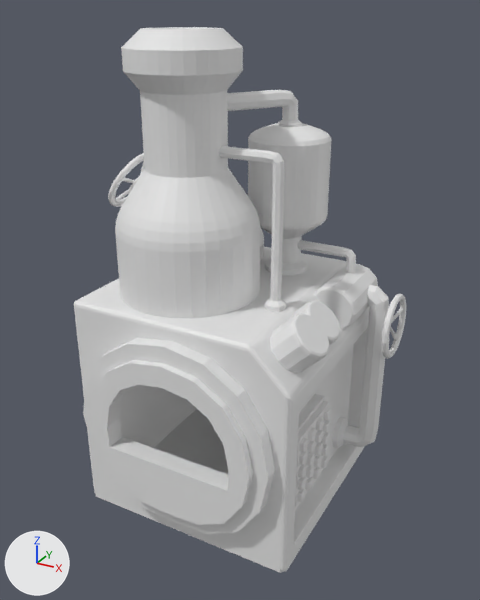
What one commit did to the OBJ model Assets/RecycleFactory/Buildings/Incinerator/MetalRecycler.obj.
Rendered twice from a 50 mm camera at (7.92, -14.19, 12.63) aimed at (0.31, -0.35, 5.71). Every picture has the same lights, and +X, +Y and +Z are marked at lower left. Where no turn or scale is listed for an object, it has been applied to the vertices.
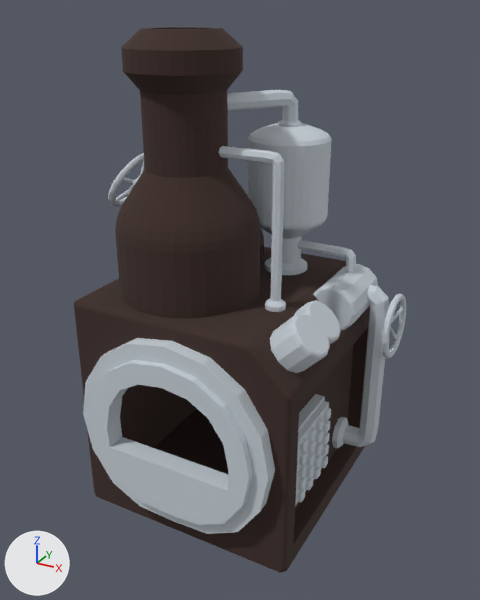
The edits, one by one:
Material 'Material.001' (mat_material_001) is new.
Its base color is (0.0467, 0.0242, 0.0194) (brown #3d2b26).
Its roughness is 1.0.
Material 'Material.002' (mat_material_002) is new.
Its base color is (0.574, 0.629, 0.679) (light grey #c7d0d7).
Its roughness is 1.0.
me_cube has 644 vertices, 619 faces and spans x -3.27..3.0, y -3.52..3.0, z 0.0..6.4.
me_cube is used by ob_cube; location (0.0, 0.0, 0.0).
me_cube part 1: 523 faces spanning x -3.27..3.0, y -3.04..3.0, z 0.0..6.4 switch from no material to mat_material_001 (brown #3d2b26).
me_cube part 2: 96 faces spanning x -2.68..2.68, y -3.52..-3.0, z 0.63..5.64 switch from no material to mat_material_002 (light grey #c7d0d7).
me_cube_001 has 16 vertices, 13 faces and spans x 2.47..2.92, y -2.38..-0.32, z 1.46..3.52.
me_cube_001 now uses material mat_material_002 (light grey #c7d0d7).
me_cube_002 has 400 vertices, 340 faces and spans x 2.8..3.03, y -2.22..-0.49, z 1.62..3.35.
me_cube_002 now uses material mat_material_002 (light grey #c7d0d7).
me_cylinder has 384 vertices, 354 faces and spans x -2.63..0.96, y -2.72..0.87, z 5.86..12.22.
me_cylinder now uses material mat_material_001 (brown #3d2b26).
me_cylinder_001 has 352 vertices, 322 faces and spans x -0.4..1.73, y 0.59..2.72, z 5.93..9.89.
me_cylinder_001 now uses material mat_material_002 (light grey #c7d0d7).
me_cylinder_002 has 72 vertices, 62 faces and spans x 1.91..3.18, y 0.38..2.36, z 4.98..6.25.
me_cylinder_002 now uses material mat_material_002 (light grey #c7d0d7).
me_cylinder_003 has 48 vertices, 40 faces and spans x 0.97..2.68, y 1.52..1.79, z 6.17..6.87.
me_cylinder_003 now uses material mat_material_002 (light grey #c7d0d7).
me_cylinder_004 has 56 vertices, 48 faces and spans x -0.57..0.97, y -0.32..1.95, z 9.85..10.78.
me_cylinder_004 now uses material mat_material_002 (light grey #c7d0d7).
me_cylinder_005 has 226 vertices, 224 faces and spans x 3.66..3.94, y 0.8..2.54, z 4.05..5.81.
me_cylinder_005 now uses material mat_material_002 (light grey #c7d0d7).
me_cylinder_006 has 226 vertices, 224 faces and spans x -2.93..-1.87, y -1.8..-0.05, z 7.93..9.42.
me_cylinder_006 now uses material mat_material_002 (light grey #c7d0d7).
me_cylinder_007 has 80 vertices, 72 faces and spans x 2.11..3.7, y 1.18..2.13, z 0.68..5.98.
me_cylinder_007 now uses material mat_material_002 (light grey #c7d0d7).
me_cylinder_009 has 64 vertices, 56 faces and spans x 0.03..1.87, y -1.19..-0.66, z 5.92..9.74.
me_cylinder_009 now uses material mat_material_002 (light grey #c7d0d7).
me_cylinder_010 has 144 vertices, 124 faces and spans x 1.42..3.38, y -2.53..-0.17, z 4.49..6.45.
me_cylinder_010 now uses material mat_material_002 (light grey #c7d0d7).
me_sphere has 514 vertices, 544 faces and spans x -2.09..-0.24, y 0.95..2.79, z 6.39..7.32.
me_sphere now uses material mat_material_001 (brown #3d2b26).

Boxes [x1, y1, x2, y2] around the edits, measured in the pictures (480 x 600 px):
'Cylinder', recoloured (grey to brown): [115, 27, 260, 318] in both
'Cylinder.001', recoloured: [248, 123, 332, 275] in both
'Cylinder.007', recoloured: [332, 285, 389, 448] in both
'Cylinder.010', recoloured: [270, 300, 341, 373] in both
'Cylinder.009', recoloured: [219, 146, 286, 312] in both
'Cylinder.002', recoloured: [314, 264, 378, 330] in both
'Cube.002', recoloured: [297, 408, 331, 502] in both
'Cylinder.004', recoloured: [227, 90, 302, 127] in both
'Cube.001', recoloured: [295, 394, 329, 506] in both
'Cylinder.005', recoloured: [381, 294, 406, 359] in both
'Cylinder.003', recoloured: [297, 240, 356, 274] in both
'Cylinder.006', recoloured: [108, 153, 144, 207] in both
'Sphere', recoloured: [260, 228, 264, 247] in both
part 1 of me_cube, recoloured: [74, 244, 370, 573] in both
part 2 of me_cube, recoloured: [83, 338, 275, 534] in both
